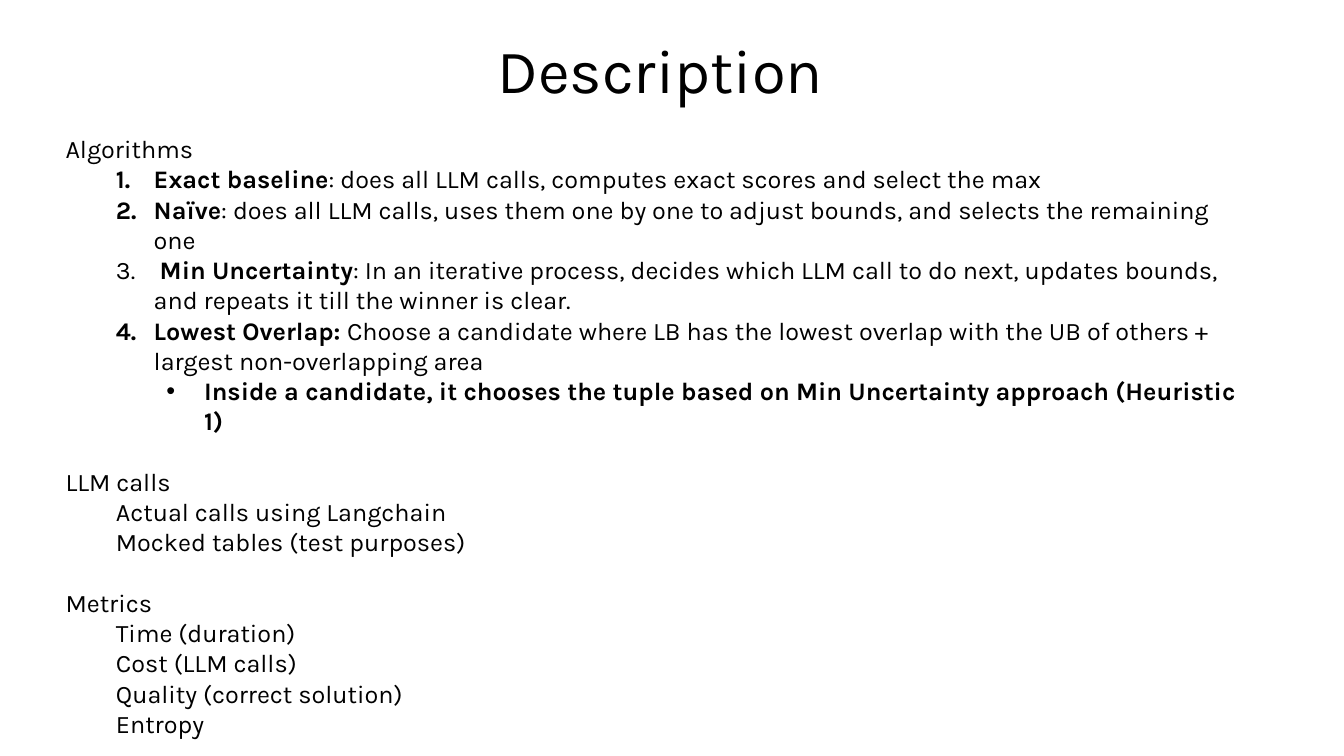
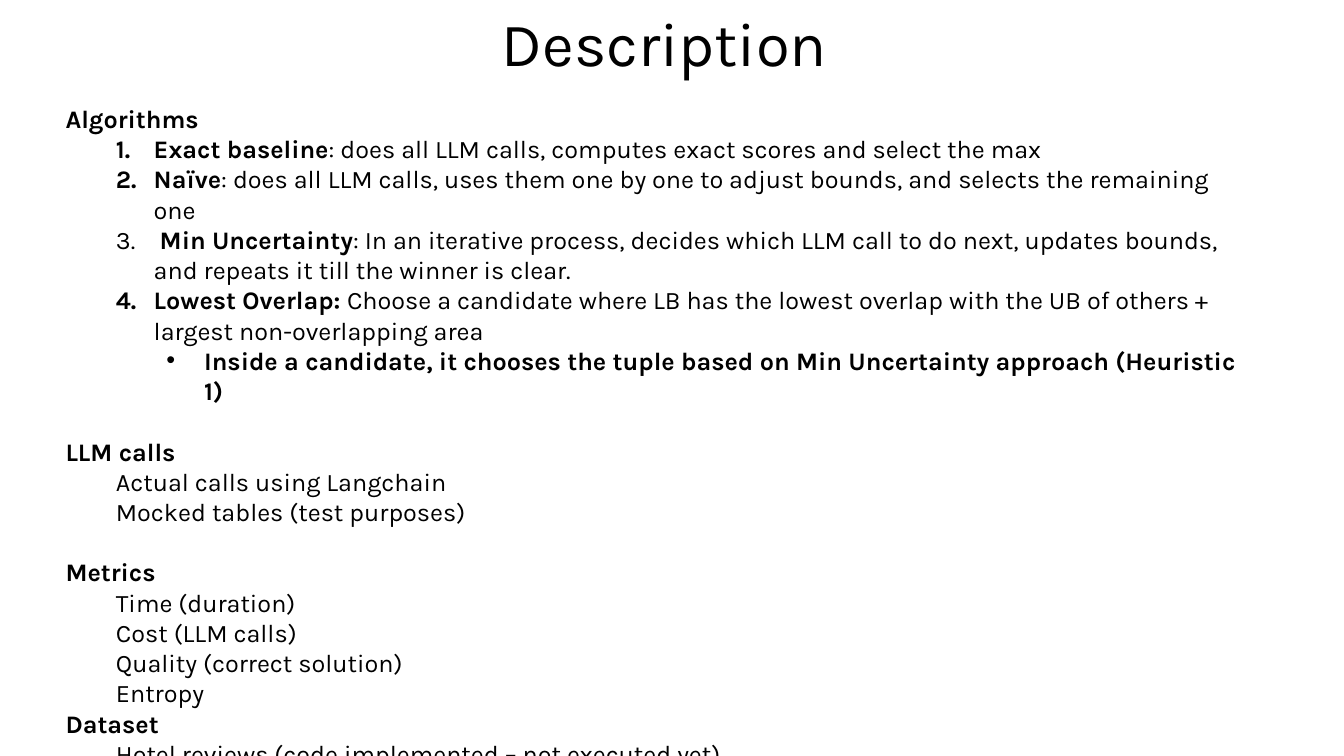
Before and after one commit to sohrabnamazinia/Personalized-Top-K-Set-Queries, a slide deck: slide 28 of rankingwithLLM.pptx. Drawn at 1344x756 pixels with LibreOffice and Linux fonts; fonts in the diff are those of the drawing; grey boxes stand for pictures. Boxes give left, top, right and bottom in pixels: in the first picture for what was removed or moved away, otherwise in the second. Text is boxed around its words. In the diff, an @@ line names an element or a change of style, - is before the commit and + after.

```diff
--- a/rankingwithLLM.pptx
+++ b/rankingwithLLM.pptx
@@ title "Description": place and size @@
-title "Description" at [498,50,823,108]
+title "Description" at [502,23,827,81]
@@ text "Algorithms": place and size @@
-text "Algorithms" at [66,140,1235,675]
+text "Algorithms" at [66,110,1235,734]
@@ text at [66,110,199,582]: bold on in "Algorithms", "LLM calls", "Metrics" @@
@@ text at [66,716,159,734]: paragraphs added @@
+Dataset
+  Hotel reviews (code implemented – not executed yet)
+  Mocked api calls
```
Also in this commit, not shown: 2 other slides changed, 10 slides added, 1 other file.
